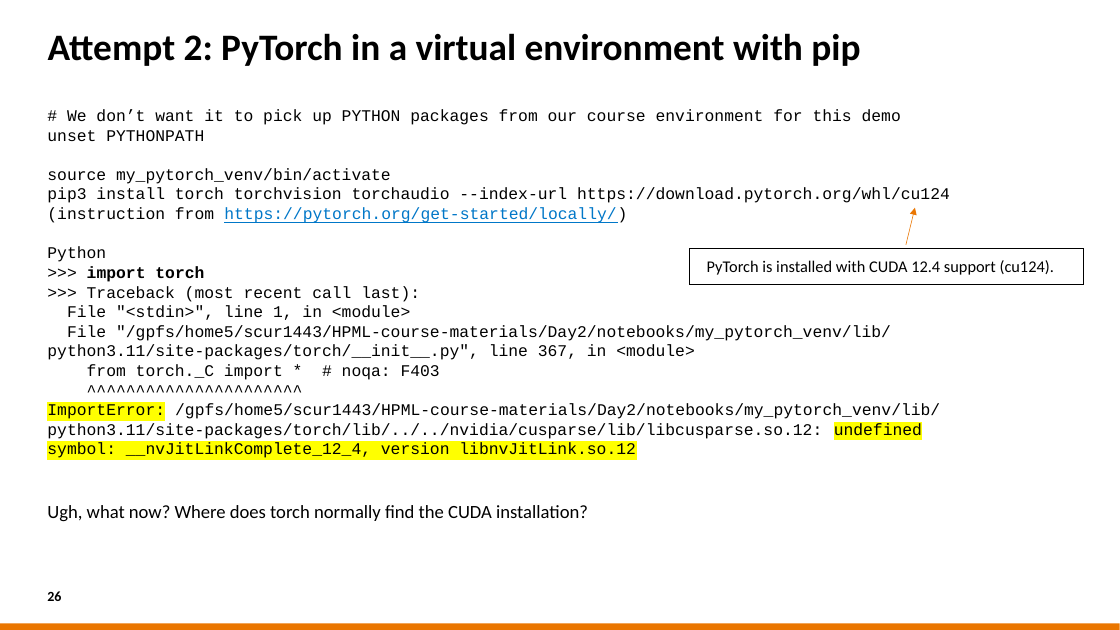
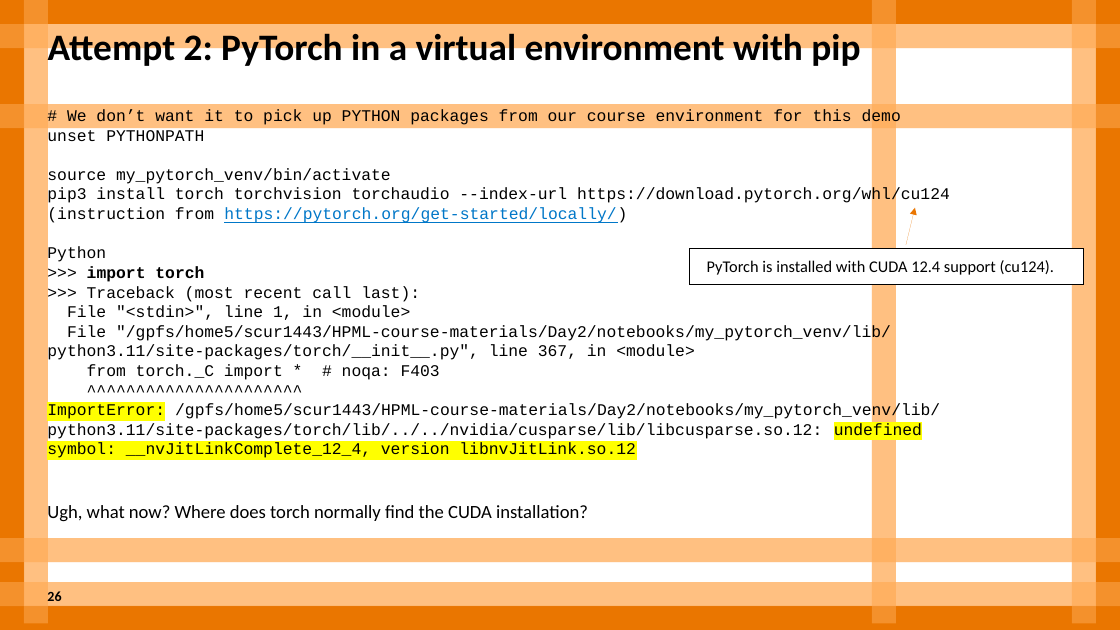
Before and after one commit to sara-nl/HPML-course-materials, a slide deck: slide 26 of Day2/slides/Software_installations_on_HPC_systems.pptx. Drawn at 1120x630 pixels with LibreOffice and Linux fonts; fonts in the diff are those of the drawing; background and template pictures are left out. Boxes give left, top, right and bottom in pixels: in the first picture for what was removed or moved away, otherwise in the second. Text is boxed around its words. In the diff, an @@ line names an element or a change of style, - is before the commit and + after.

```diff
--- a/Day2/slides/Software_installations_on_HPC_systems.pptx
+++ b/Day2/slides/Software_installations_on_HPC_systems.pptx
@@ arrow (906, 245) - (915, 208): stroke #EA7600 0.5 pt to #EA7600 0.75 pt @@
@@ rectangle "PyTorch is installed with CUDA ..." at <box>690,249,1084,285</box>: outline #000000 0.75 pt to #000000 0 pt @@
@@ group added at <box>0,0,1120,630</box>: 7 rectangles @@
@@ group added at <box>0,0,1120,630</box>: 11 rectangles @@
@@ group added at <box>0,0,1120,630</box>: 4 rectangles @@
```
Also in this commit, not shown: 45 other slides changed, 1 slide added, 1 slide removed.
